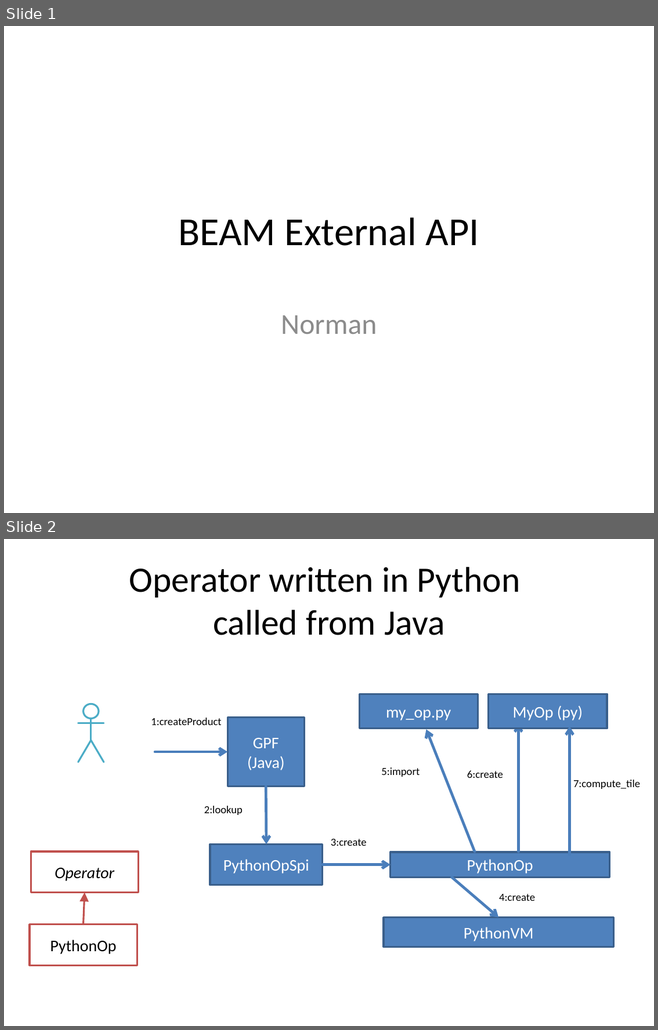
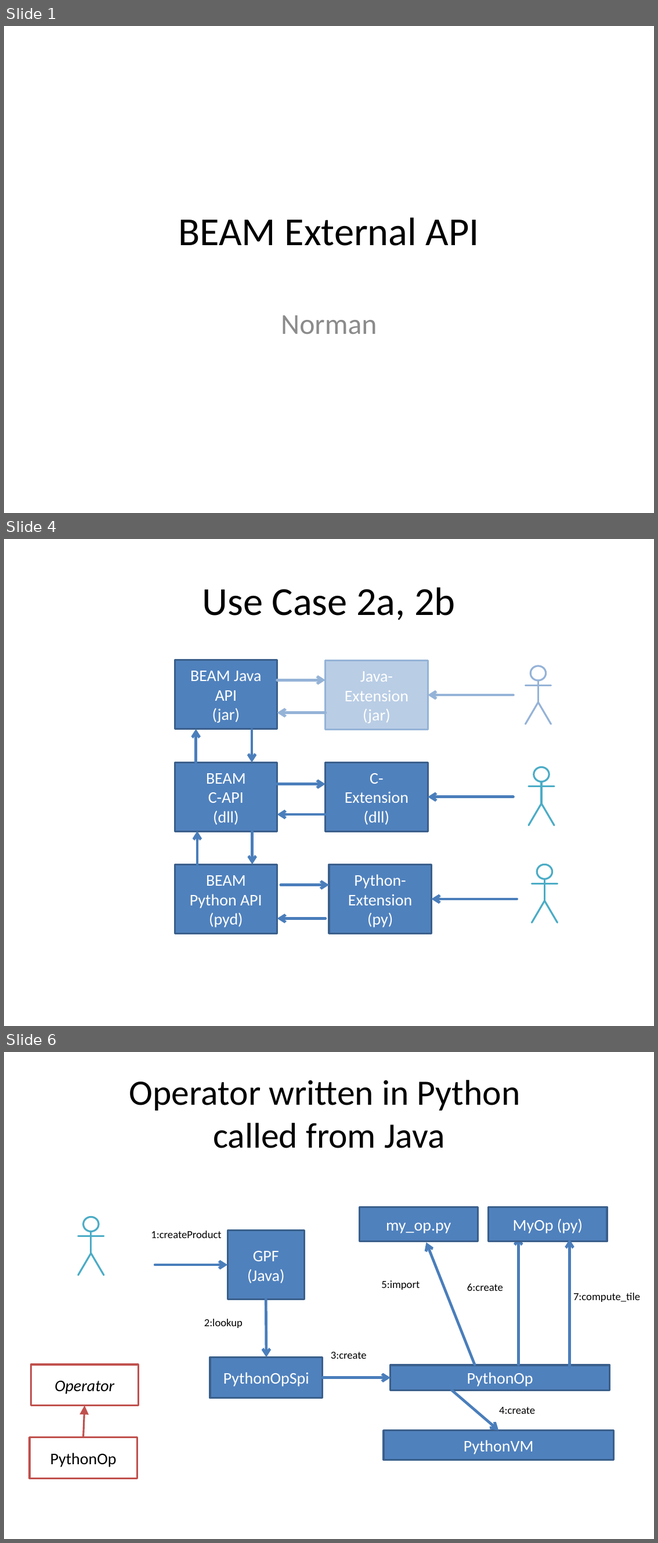
Before and after one commit to bcdev/beam-extapi, a slide deck: docs/beam-extapi.pptx. Shown one above the other, each under a label of ours: slides 1 and 2 before the commit, slides 1, 4 and 6 after it; the slides between them are not shown. The pictures are 658x1030 and 658x1543 pixels, drawn with LibreOffice and Linux fonts; fonts in the diff are those of the drawing. Boxes give left, top, right and bottom in pixels: in the first picture for what was removed or moved away, otherwise in the second. Text is boxed around its words. In the diff, an @@ line names an element or a change of style, - is before the commit and + after.

Commit message:
Now Python...

```diff
--- a/docs/beam-extapi.pptx
+++ b/docs/beam-extapi.pptx
@@ slide 4 added at (4, 539, 654, 1026), background #FFFFFF @@
@@ title added at (202, 587, 455, 620), 44 pt, text #000000 @@
+Use Case 2a, 2b
@@ rectangle added at (175, 660, 277, 729), fill #4F81BD, outline #3A5F8C 2 pt, 18 pt, text #FFFFFF @@
+BEAM Java API
+(jar)
@@ rectangle added at (325, 660, 427, 729), fill #B9CDE5, outline #95B3D7 2 pt, 18 pt, text #FFFFFF @@
+Java-
+Extension
+(jar)
@@ arrow added from (277, 680) to (325, 680), #95B3D7 3 pt @@
@@ arrow added from (513, 695) to (427, 695), #95B3D7 3 pt @@
@@ group added at (525, 665, 551, 724): 4 lines, 1 ellipse @@
@@ arrow added from (195, 762) to (195, 729), #4B7EBC 3 pt @@
@@ arrow added from (252, 729) to (252, 762), #4B7EBC 3 pt @@
@@ arrow added from (325, 713) to (277, 713), #95B3D7 3 pt @@
@@ rectangle added at (175, 762, 277, 831), fill #4F81BD, outline #3A5F8C 2 pt, 18 pt, text #FFFFFF @@
+BEAM
+C-API
+(dll)
@@ rectangle added at (325, 762, 427, 831), fill #4F81BD, outline #3A5F8C 2 pt, 18 pt, text #FFFFFF @@
+C-
+Extension
+(dll)
@@ arrow added from (277, 784) to (325, 784), #4B7EBC 3 pt @@
@@ arrow added from (513, 797) to (427, 797), #4B7EBC 3 pt @@
@@ arrow added from (325, 815) to (277, 815), #4B7EBC 3 pt @@
@@ group added at (528, 767, 554, 826): 4 lines, 1 ellipse @@
@@ arrow added from (197, 864) to (197, 831), #4B7EBC 3 pt @@
@@ arrow added from (252, 831) to (252, 864), #4B7EBC 3 pt @@
@@ rectangle added at (175, 864, 277, 933), fill #4F81BD, outline #3A5F8C 2 pt, 18 pt, text #FFFFFF @@
+BEAM
+Python API
+(pyd)
@@ rectangle added at (329, 864, 431, 933), fill #4F81BD, outline #3A5F8C 2 pt, 18 pt, text #FFFFFF @@
+Python-
+Extension
+(py)
@@ arrow added from (281, 885) to (329, 885), #4B7EBC 3 pt @@
@@ arrow added from (517, 899) to (431, 899), #4B7EBC 3 pt @@
@@ group added at (531, 864, 557, 923): 4 lines, 1 ellipse @@
@@ arrow added from (325, 918) to (277, 918), #4B7EBC 3 pt @@
@@ what was slide 2 is now slide 6 @@
```
Also in this commit, not shown: 3 other slides added, 12 other files.
